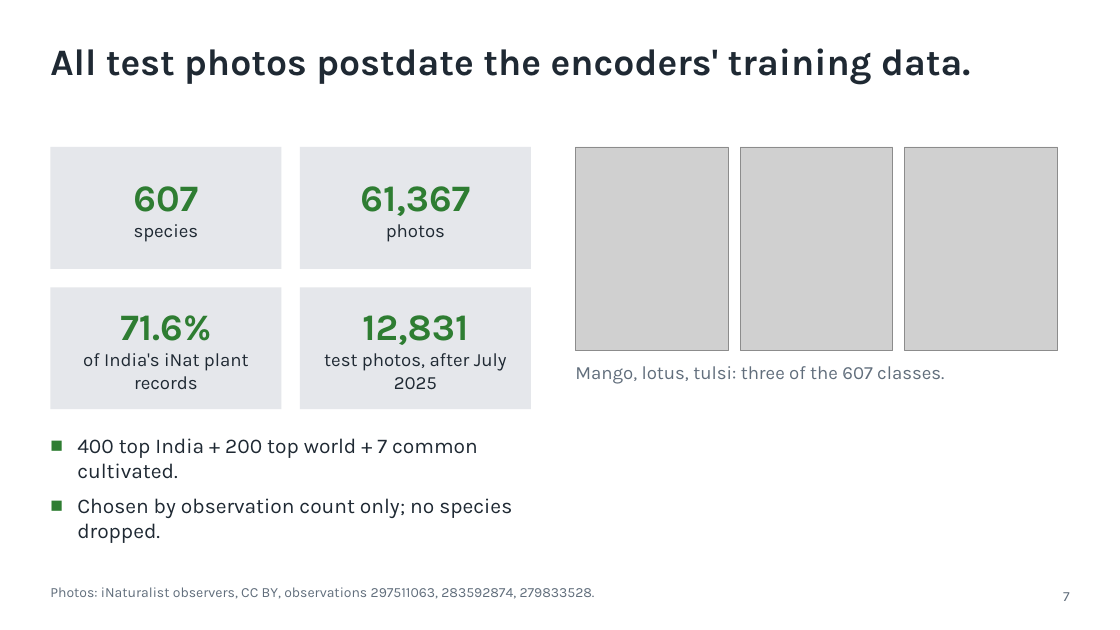
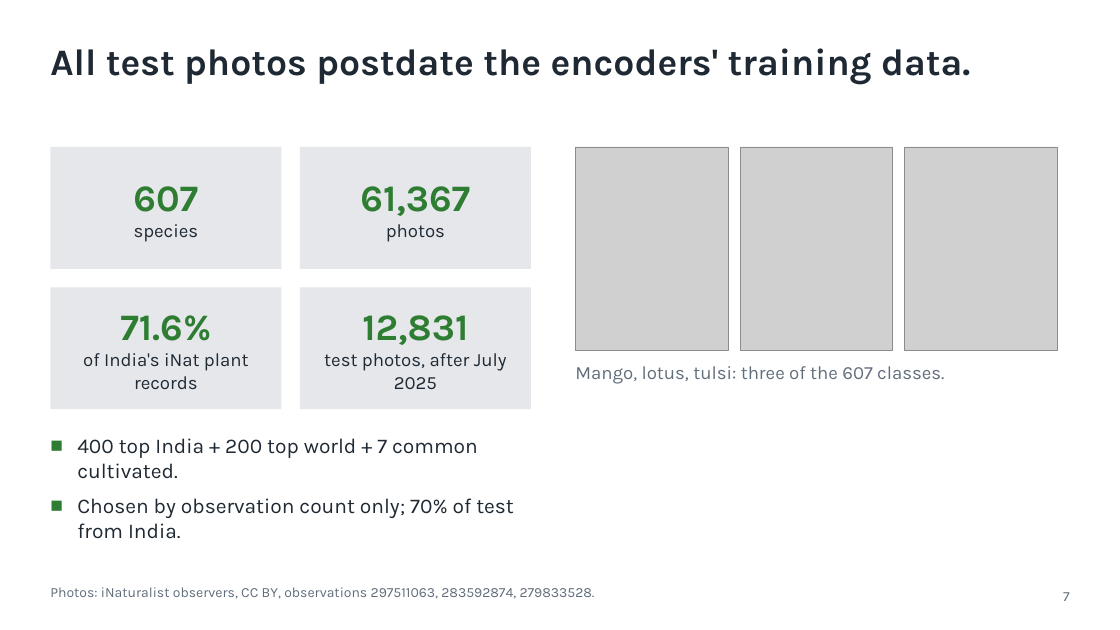
Before and after one commit to shadowBit01/Plant-Classifier-model, a slide deck: slide 7 of pitch/VanaLens.pptx. Drawn at 1120x630 pixels with LibreOffice and Linux fonts; fonts in the diff are those of the drawing; grey boxes stand for pictures. Boxes give left, top, right and bottom in pixels: in the first picture for what was removed or moved away, otherwise in the second. Text is boxed around its words. In the diff, an @@ line names an element or a change of style, - is before the commit and + after.

```diff
--- a/pitch/VanaLens.pptx
+++ b/pitch/VanaLens.pptx
@@ text at bbox=[77, 498, 514, 539]: text changed @@
-■ Chosen by observation count only; no species dropped.
+■ Chosen by observation count only; 70% of test from India.
```
Also in this commit, not shown: 13 other slides changed, 28 other files.
